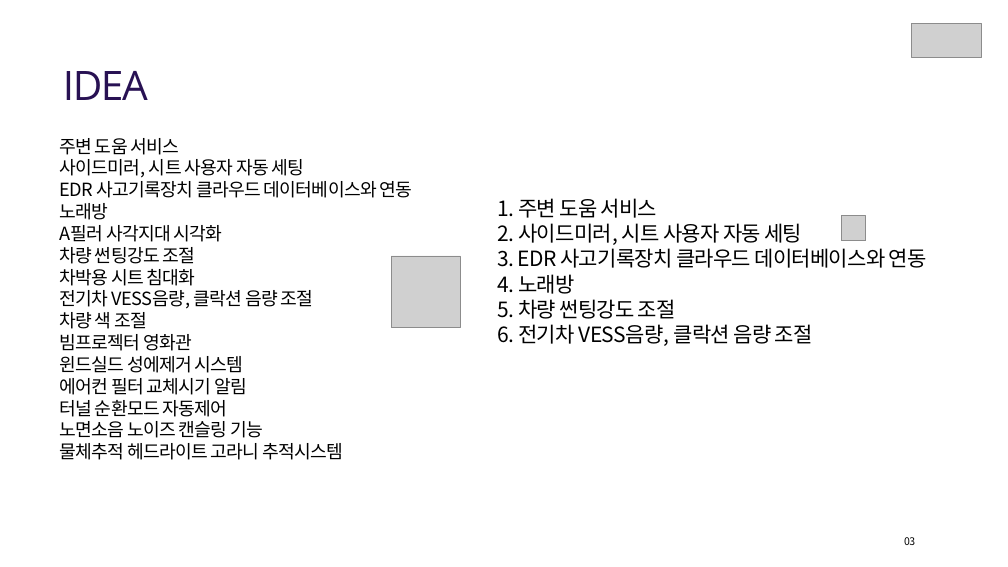
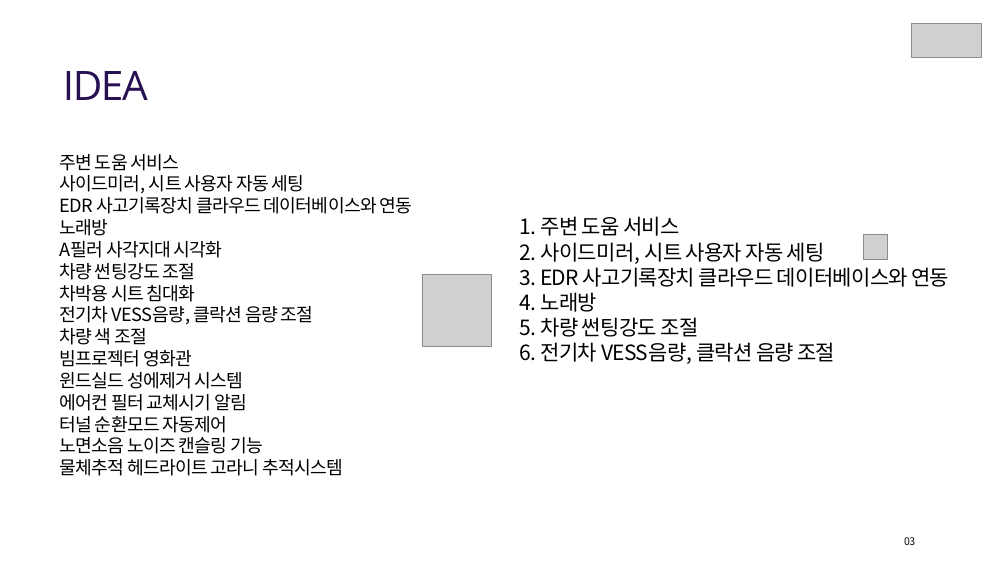
Before and after one commit to hyedinion/DrivePosition, a slide deck: slide 3 of SL_차량용어플리케이션아이디어_Hustar.pptx. Drawn at 1008x567 pixels with LibreOffice and Linux fonts; fonts in the diff are those of the drawing; grey boxes stand for pictures; background and template pictures are left out. Boxes give left, top, right and bottom in pixels: in the first picture for what was removed or moved away, otherwise in the second. Text is boxed around its words. In the diff, an @@ line names an element or a change of style, - is before the commit and + after.

```diff
--- a/SL_차량용어플리케이션아이디어_Hustar.pptx
+++ b/SL_차량용어플리케이션아이디어_Hustar.pptx
@@ text "주변 도움 서비스": place and size @@
-text "주변 도움 서비스" at [59, 138, 413, 460]
+text "주변 도움 서비스" at [59, 154, 413, 476]
@@ 2 pictures, 1 text: place and size @@
-2 pictures, 1 text at [497, 198, 927, 346]
+2 pictures, 1 text at [520, 216, 949, 364]
@@ picture: place and size @@
-picture at [391, 256, 461, 328]
+picture at [422, 275, 491, 346]
```
Also in this commit, not shown: 16 other slides changed, 1 slide added, 1 slide removed.
